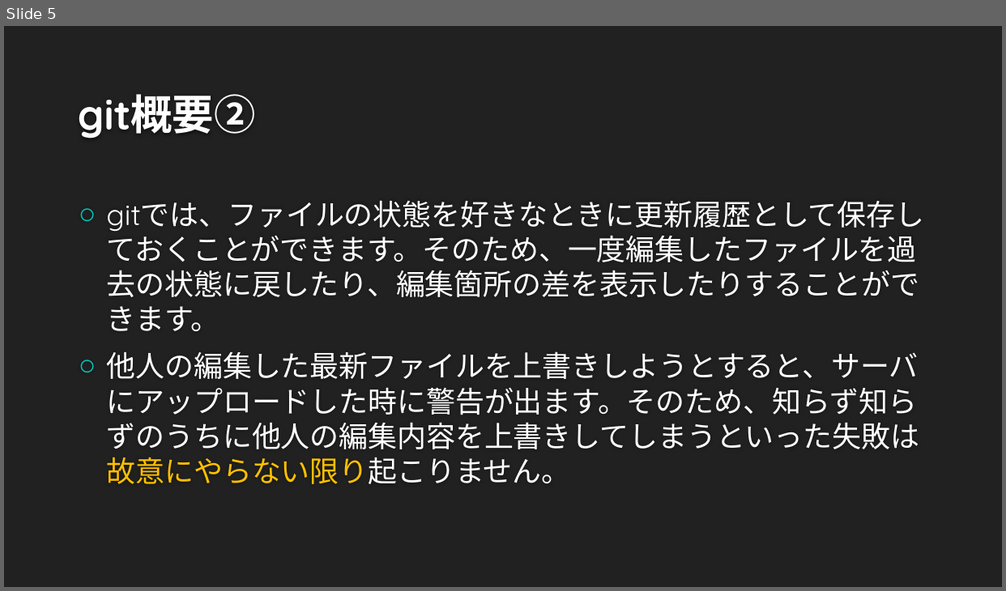
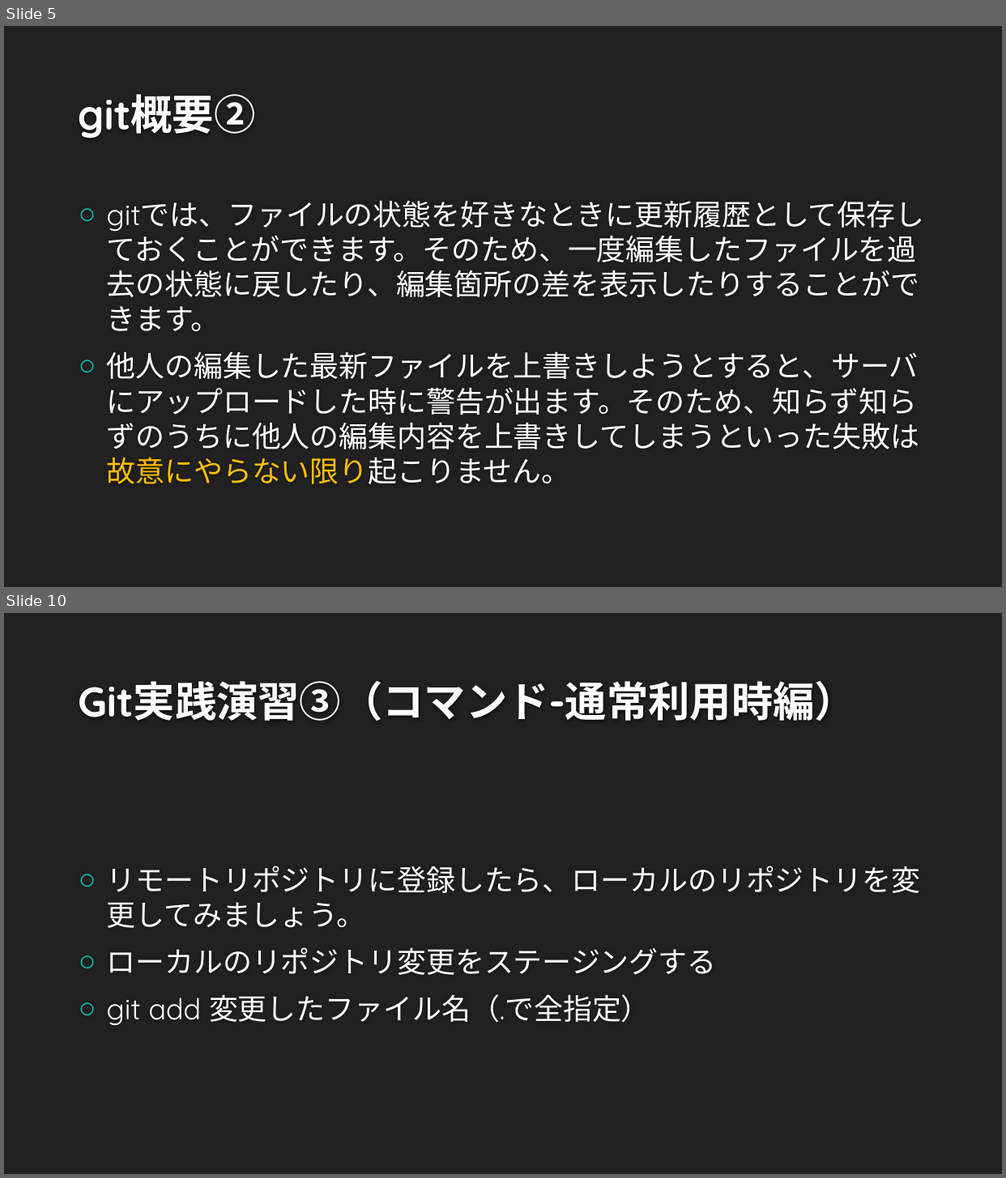
Before and after one commit to tech201823/techclub, a slide deck: git_using.pptx. Shown one above the other, each under a label of ours: slide 5 before the commit, slides 5 and 10 after it; the slides between them are not shown. The pictures are 1006x591 and 1006x1178 pixels, drawn with LibreOffice and Linux fonts; fonts in the diff are those of the drawing; background and template pictures are left out. Boxes give left, top, right and bottom in pixels: in the first picture for what was removed or moved away, otherwise in the second. Text is boxed around its words. In the diff, an @@ line names an element or a change of style, - is before the commit and + after.

```diff
--- a/git_using.pptx
+++ b/git_using.pptx
@@ slide 10 added at [4,613,1002,1174], background #212121 @@
@@ title added at [78,681,856,721], 40 pt, text #FEFEFE, bold @@
+Git実践演習③（コマンド-通常利用時編）
@@ text added at [107,866,921,1025], 28 pt, text #FFFFFF @@
+○ リモートリポジトリに登録したら、ローカルのリポジトリを変更してみましょう。
+○ ローカルのリポジトリ変更をステージングする
+○ git add 変更したファイル名（.で全指定）
```
Also in this commit, not shown: 1 slide changed, 4 other slides added.
